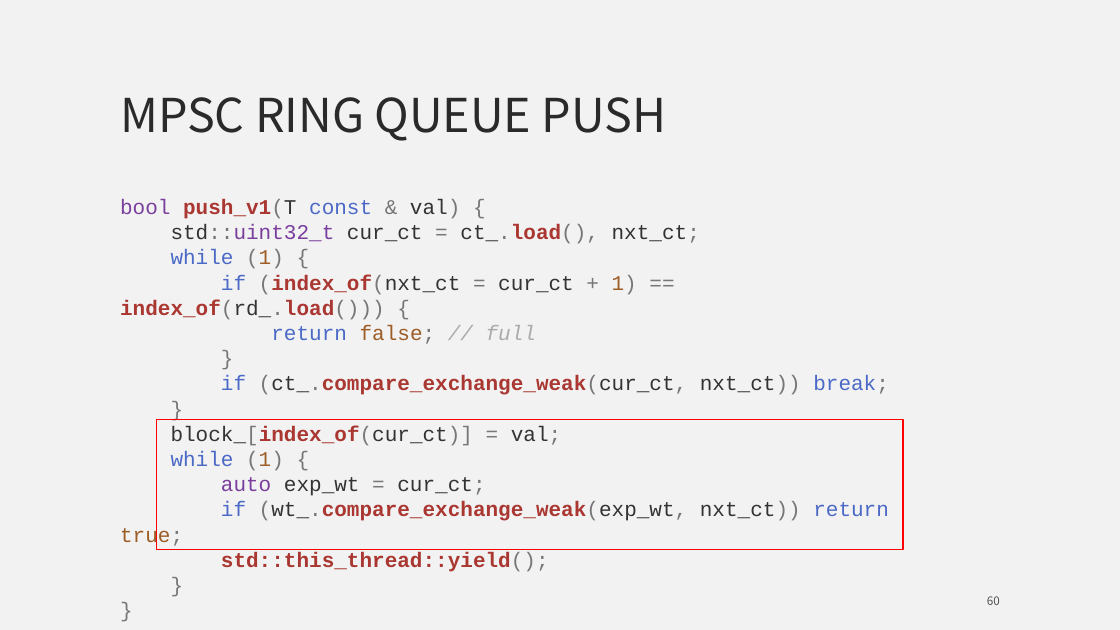
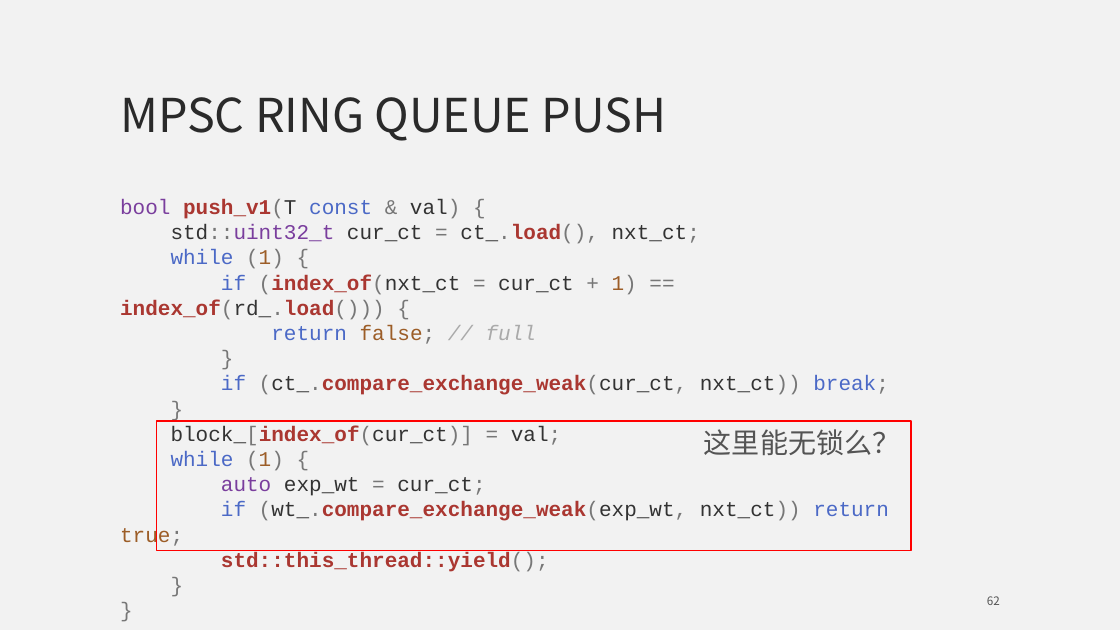
Before and after one commit to mutouyun/lock-free-queue, a slide deck: slide 62 of lock-free.pptx (slide 60 before the commit). Drawn at 1120x630 pixels with LibreOffice and Linux fonts; fonts in the diff are those of the drawing. Boxes give left, top, right and bottom in pixels: in the first picture for what was removed or moved away, otherwise in the second. Text is boxed around its words. In the diff, an @@ line names an element or a change of style, - is before the commit and + after.

```diff
--- a/lock-free.pptx
+++ b/lock-free.pptx
@@ rectangle: place and size @@
-rectangle at [156,420,903,550]
+rectangle at [156,421,911,551]
@@ text added at [704,429,900,455], 24 pt, text #545454 @@
+这里能无锁么？
@@ page number at [987,596,1000,605]: text changed @@
-60
+62
```
Also in this commit, not shown: 17 other slides changed, 22 slides added, 3 slides removed, 2 other files.
